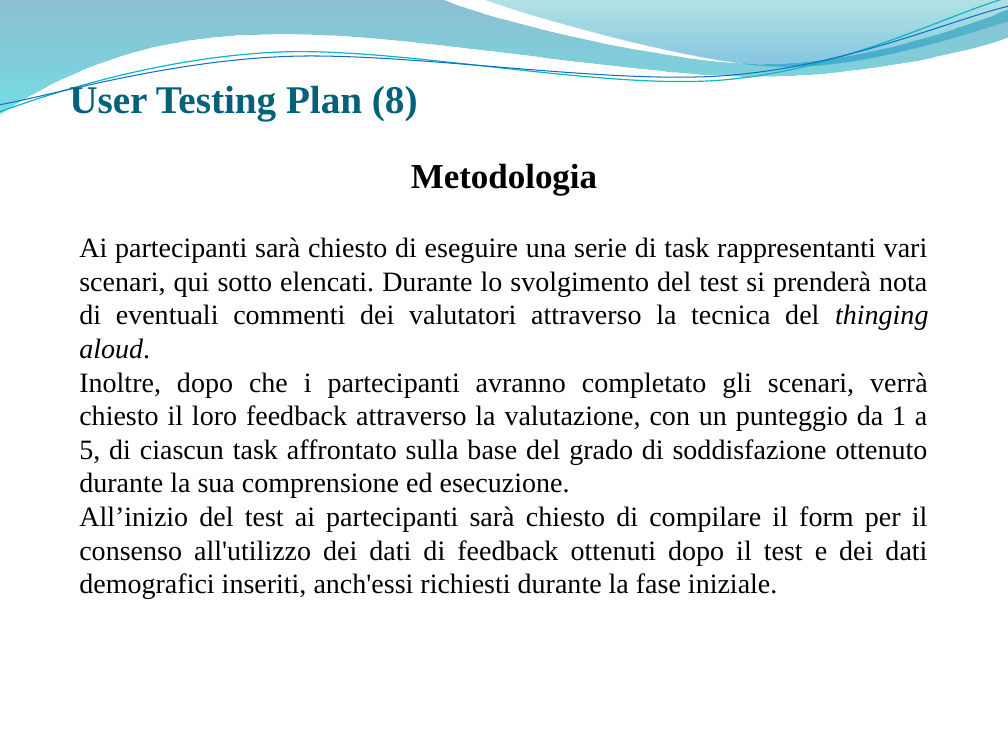
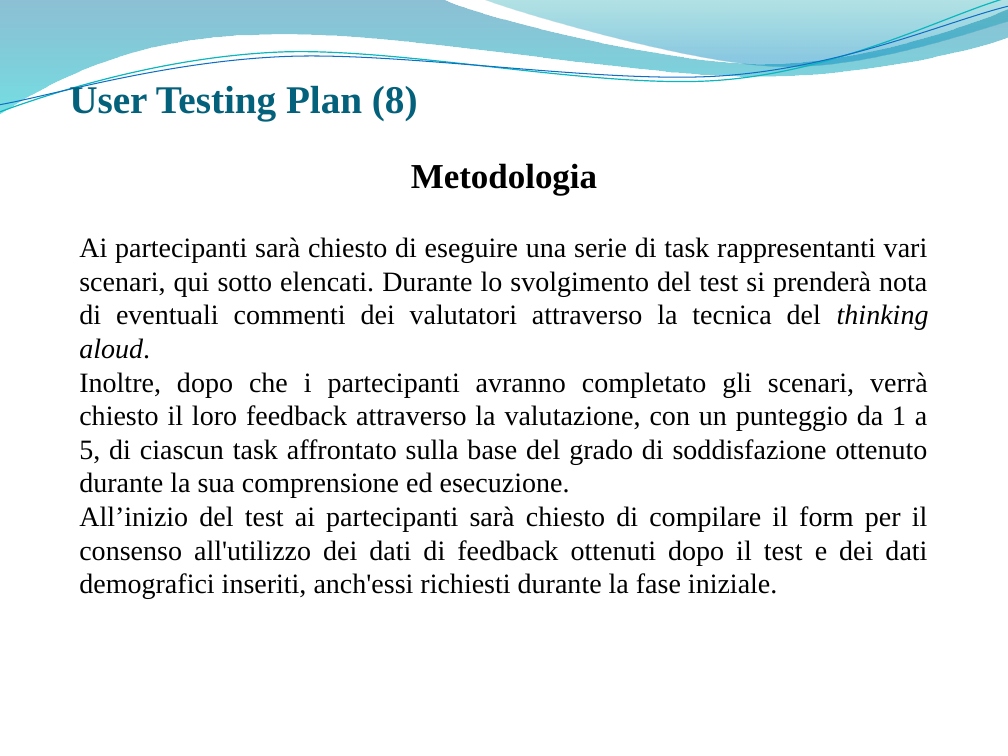
Before and after one commit to giusmastro91/Cognitive-systems, a slide deck: slide 13 of Prova_6_RisultatiValutazione/Leone_Mastrosimone_PresentazioneProgetto.pptx. Drawn at 1008x756 pixels with LibreOffice and Linux fonts; fonts in the diff are those of the drawing; background and template pictures are left out. Boxes give left, top, right and bottom in pixels: in the first picture for what was removed or moved away, otherwise in the second. Text is boxed around its words. In the diff, an @@ line names an element or a change of style, - is before the commit and + after.

```diff
--- a/Prova_6_RisultatiValutazione/Leone_Mastrosimone_PresentazioneProgetto.pptx
+++ b/Prova_6_RisultatiValutazione/Leone_Mastrosimone_PresentazioneProgetto.pptx
@@ text at [79,237,929,359]: text changed @@
-Ai partecipanti sarà chiesto di eseguire una serie di task rappresentanti vari scenari, qui sotto elencati. Durante lo svolgimento del test si prenderà nota di eventuali commenti dei valutatori attraverso la tecnica del thinging aloud.
+Ai partecipanti sarà chiesto di eseguire una serie di task rappresentanti vari scenari, qui sotto elencati. Durante lo svolgimento del test si prenderà nota di eventuali commenti dei valutatori attraverso la tecnica del thinking aloud.
```
Also in this commit, not shown: 2 other slides changed.
